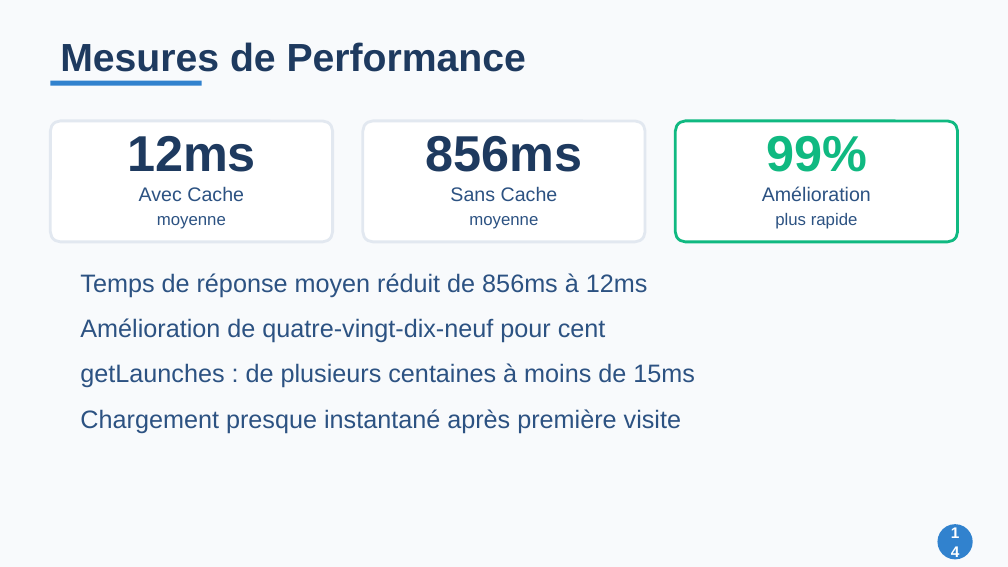
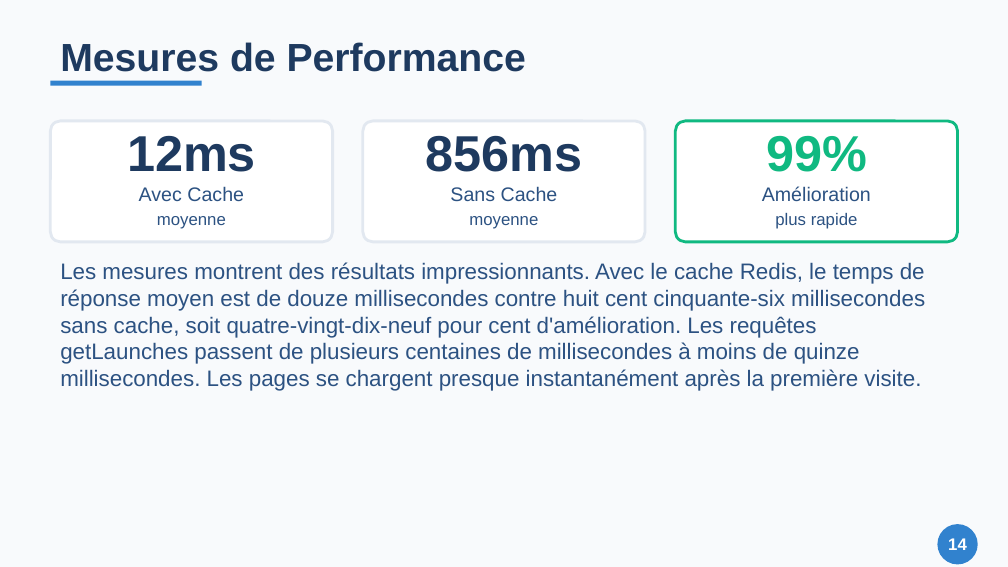
Before and after one commit to Zeinot/marketplace-saas, a slide deck: slide 14 of output/Presentation_Cache_Redis.pptx. Drawn at 1008x567 pixels with LibreOffice and Linux fonts; fonts in the diff are those of the drawing. Boxes give left, top, right and bottom in pixels: in the first picture for what was removed or moved away, otherwise in the second. Text is boxed around its words. In the diff, an @@ line names an element or a change of style, - is before the commit and + after.

```diff
--- a/output/Presentation_Cache_Redis.pptx
+++ b/output/Presentation_Cache_Redis.pptx
@@ text "Les mesures montrent des résultats ..." at (60, 262, 925, 391): vertical alignment middle to top @@
@@ text at (60, 262, 925, 391): text changed; size 18 to 16 pt @@
-Temps de réponse moyen réduit de 856ms à 12ms
+Les mesures montrent des résultats impressionnants. Avec le cache Redis, le temps de réponse moyen est de douze millisecondes contre huit cent cinquante-six millisecondes sans cache, soit quatre-vingt-dix-neuf pour cent d'amélioration. Les requêtes getLaunches passent de plusieurs centaines de millisecondes à moins de quinze millisecondes. Les pages se chargent presque instantanément après la première visite.
@@ text removed at (80, 318, 606, 343) @@
-Amélioration de quatre-vingt-dix-neuf pour cent
@@ text removed at (80, 363, 695, 388) @@
-getLaunches : de plusieurs centaines à moins de 15ms
@@ text removed at (80, 409, 681, 434) @@
-Chargement presque instantané après première visite
@@ text "14" at (948, 538, 967, 550): size 11 to 12 pt @@
@@ ellipse: place and size @@
-ellipse at (937, 524, 973, 559)
+ellipse at (937, 524, 978, 564)
```
Also in this commit, not shown: 14 other slides changed, 21 other files.
